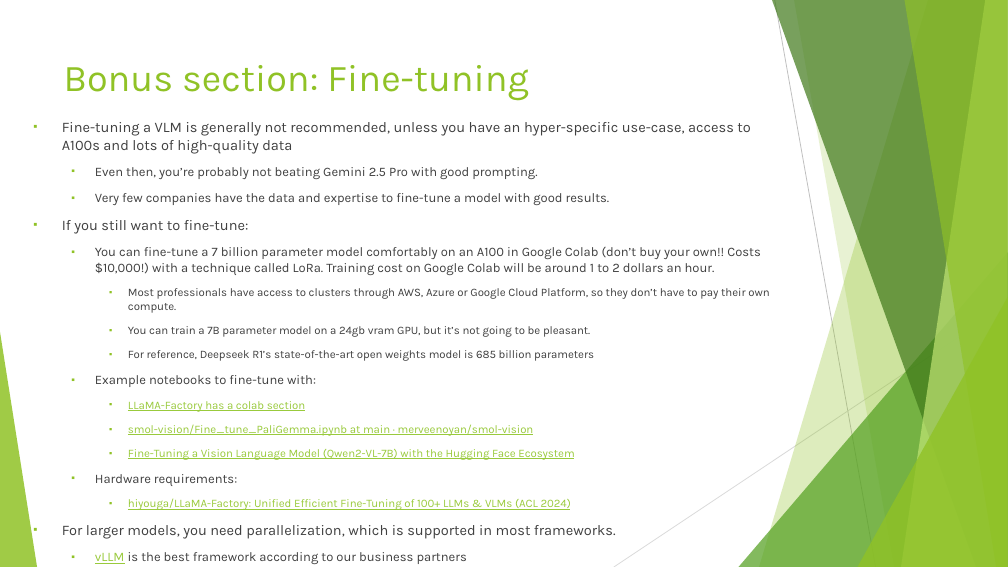
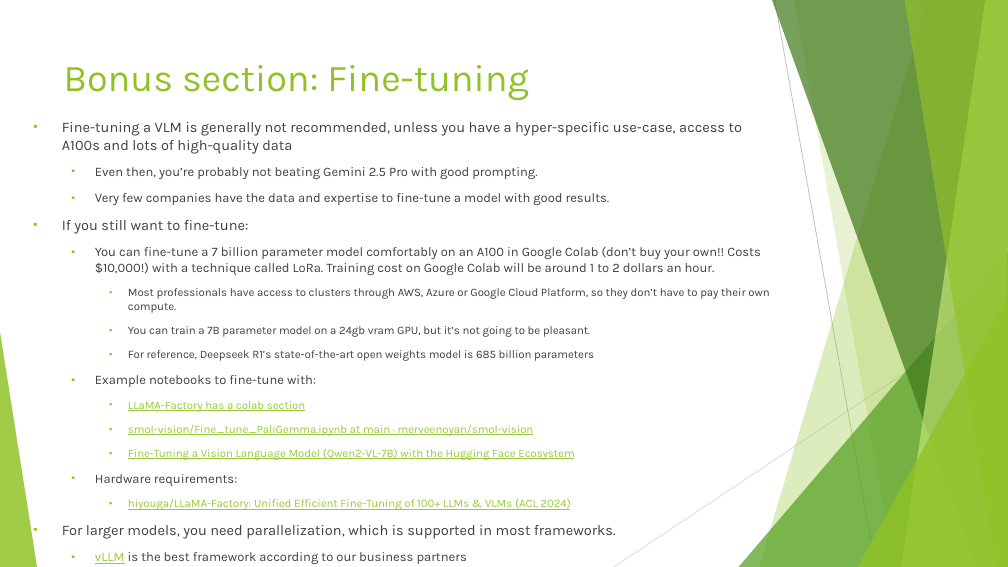
Before and after one commit to Mar-Dal/multimodal_pres, a slide deck: slide 25 of presentation/multimodal_presentation_2025-06-13.pptx. Drawn at 1008x567 pixels with LibreOffice and Linux fonts; fonts in the diff are those of the drawing. Boxes give left, top, right and bottom in pixels: in the first picture for what was removed or moved away, otherwise in the second. Text is boxed around its words. In the diff, an @@ line names an element or a change of style, - is before the commit and + after.

Commit message:
typos

```diff
--- a/presentation/multimodal_presentation_2025-06-13.pptx
+++ b/presentation/multimodal_presentation_2025-06-13.pptx
@@ text at box(62, 122, 742, 154): text changed @@
-▪ Fine-tuning a VLM is generally not recommended, unless you have an hyper-specific use-case, access to A100s and lots of high-quality data
+▪ Fine-tuning a VLM is generally not recommended, unless you have a hyper-specific use-case, access to A100s and lots of high-quality data
```
Also in this commit, not shown: 3 other slides changed.
